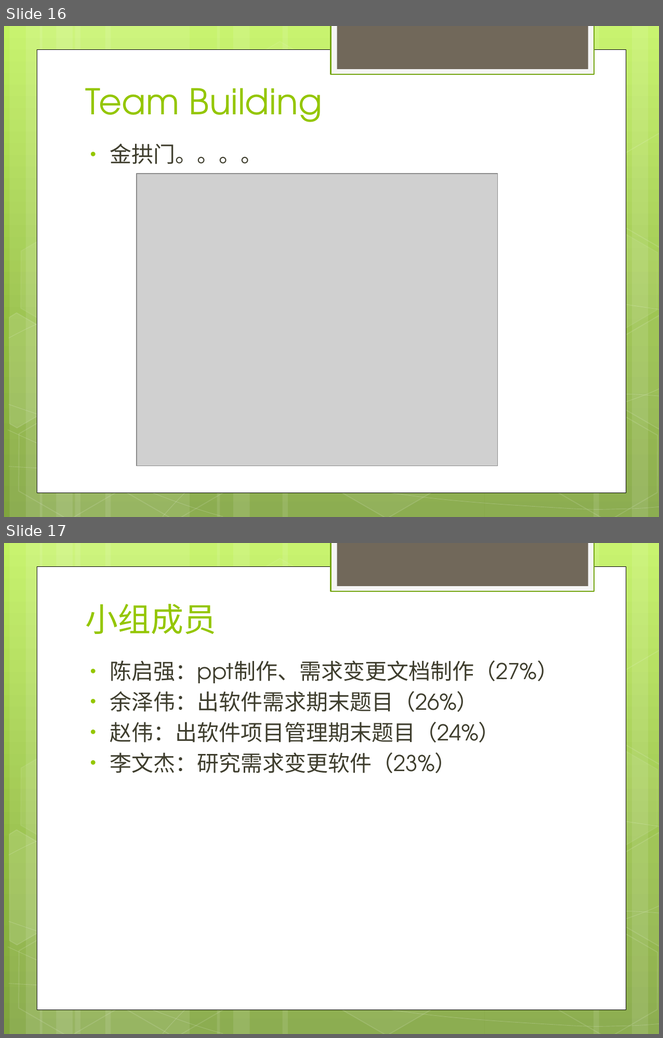
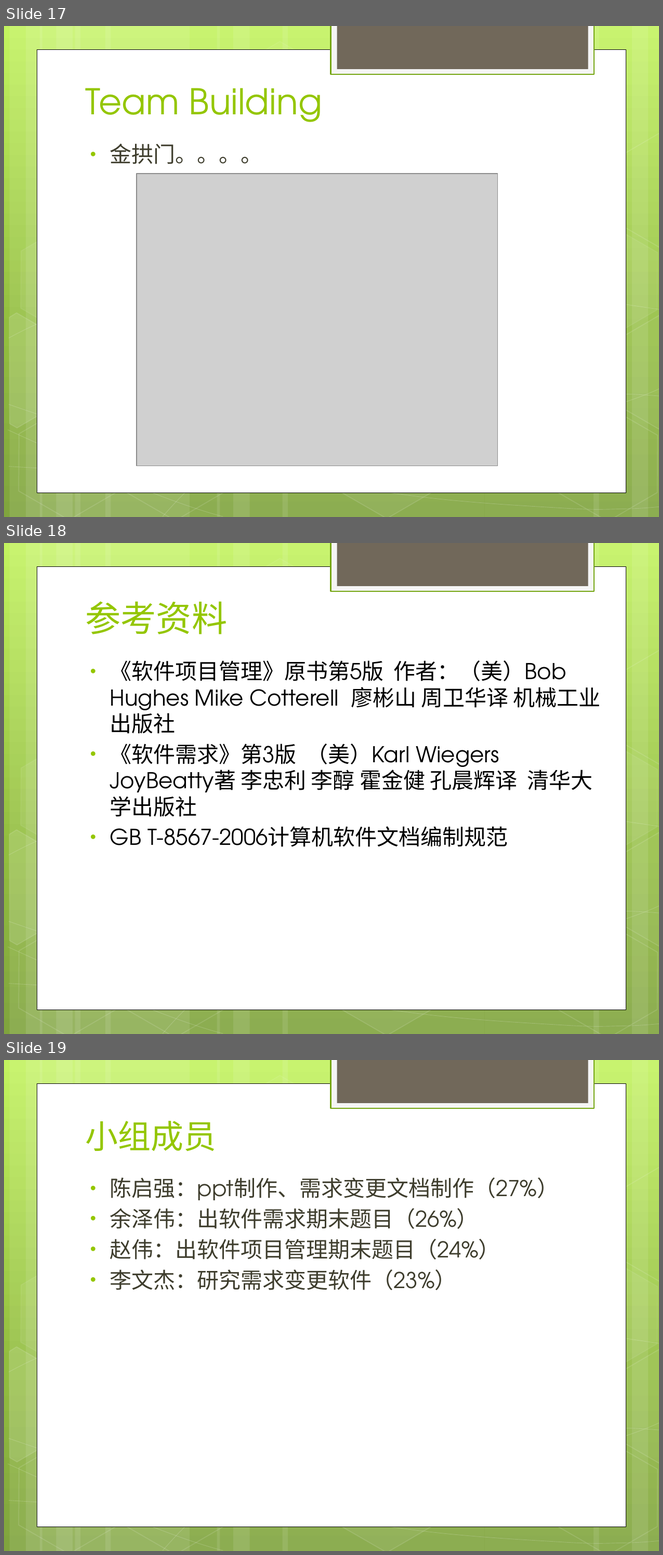
Before and after one commit to rjgcG7/SRS, a slide deck: website/受控文件/需求变更/软件需求变更.pptx. Shown one above the other, each under a label of ours: slides 16 and 17 before the commit, slides 17, 18 and 19 after it. The pictures are 663x1038 and 663x1555 pixels, drawn with LibreOffice and Linux fonts; fonts in the diff are those of the drawing; grey boxes stand for pictures. Boxes give left, top, right and bottom in pixels: in the first picture for what was removed or moved away, otherwise in the second. Text is boxed around its words. In the diff, an @@ line names an element or a change of style, - is before the commit and + after.

Commit message:
需求变更修改

```diff
--- a/website/受控文件/需求变更/软件需求变更.pptx
+++ b/website/受控文件/需求变更/软件需求变更.pptx
@@ slide 18 added at box(4, 543, 659, 1034), background gradient #C3F35F to #93BF3F to #81A53E; not listed: 31 template elements that a slide beside it also shows @@
@@ text added at box(85, 601, 227, 635), 39 pt, text #94C600 @@
+参考资料
@@ text added at box(110, 661, 601, 847), 24 pt, text #000000 @@
+• 《软件项目管理》原书第5版 作者：（美）Bob Hughes Mike Cotterell 廖彬山 周卫华译 机械工业出版社
+• 《软件需求》第3版 （美）Karl Wiegers JoyBeatty著 李忠利 李醇 霍金健 孔晨辉译 清华大学出版社
+• GB T-8567-2006计算机软件文档编制规范
@@ what was slide 16 is now slide 17 @@
@@ what was slide 17 is now slide 19 @@
```
Also in this commit, not shown: 2 slides changed, 1 other slide added, 1 other file.
